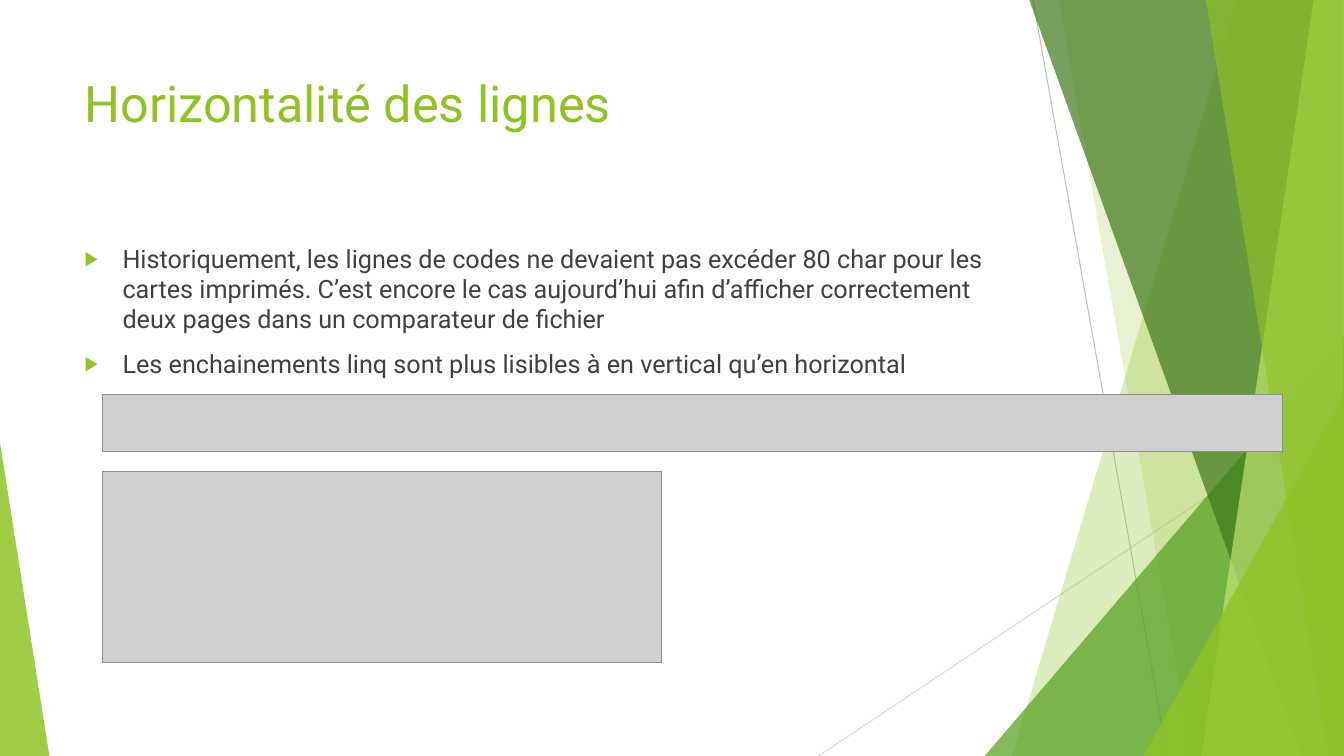
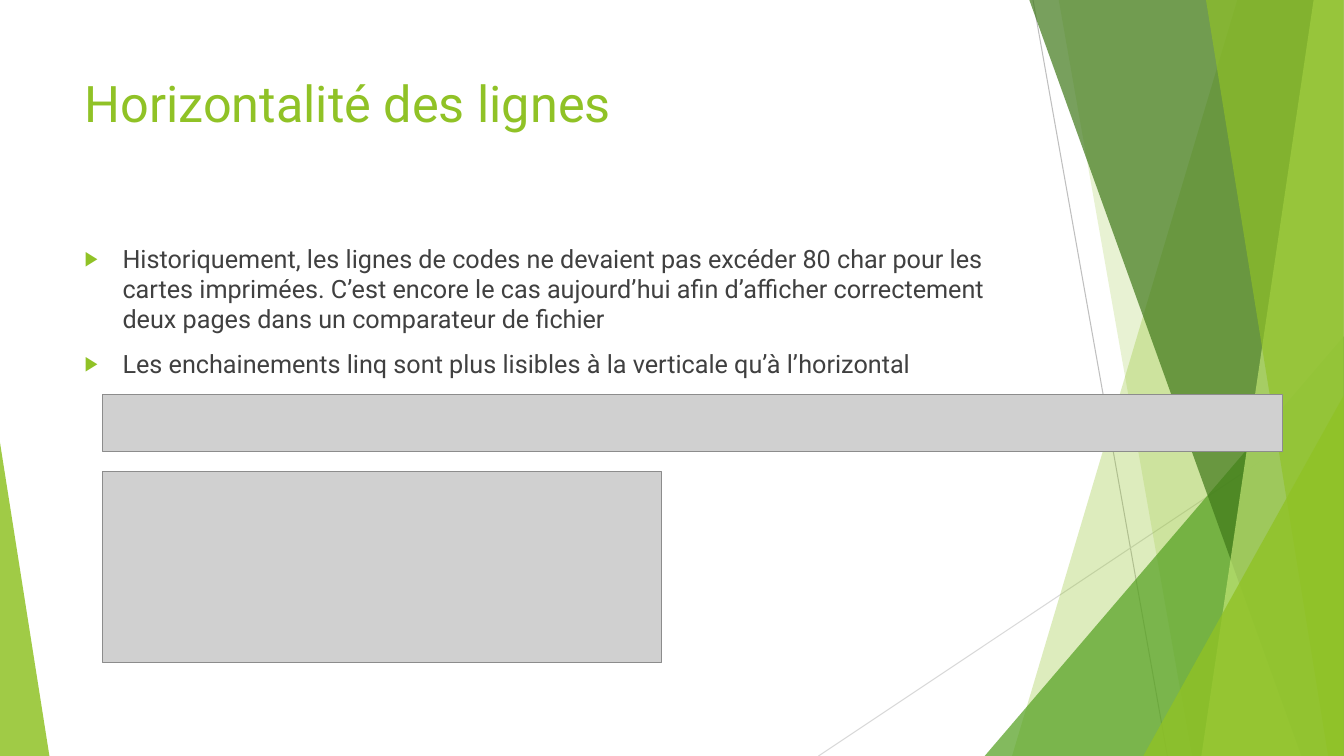
Before and after one commit to worming004/SimpleIsNotEasy, a slide deck: slide 19 of PPT/Easy != Simple.pptx. Drawn at 1344x756 pixels with LibreOffice and Linux fonts; fonts in the diff are those of the drawing; grey boxes stand for pictures. Boxes give left, top, right and bottom in pixels: in the first picture for what was removed or moved away, otherwise in the second. Text is boxed around its words. In the diff, an @@ line names an element or a change of style, - is before the commit and + after.

```diff
--- a/PPT/Easy != Simple.pptx
+++ b/PPT/Easy != Simple.pptx
@@ text at (123,249,984,378): text changed @@
-▶ Historiquement, les lignes de codes ne devaient pas excéder 80 char pour les cartes imprimés. C’est encore le cas aujourd’hui afin d’afficher correctement deux pages dans un comparateur de fichier
-▶ Les enchainements linq sont plus lisibles à en vertical qu’en horizontal
+▶ Historiquement, les lignes de codes ne devaient pas excéder 80 char pour les cartes imprimées. C’est encore le cas aujourd’hui afin d’afficher correctement deux pages dans un comparateur de fichier
+▶ Les enchainements linq sont plus lisibles à la verticale qu’à l’horizontal
```
Also in this commit, not shown: 13 other slides changed.
